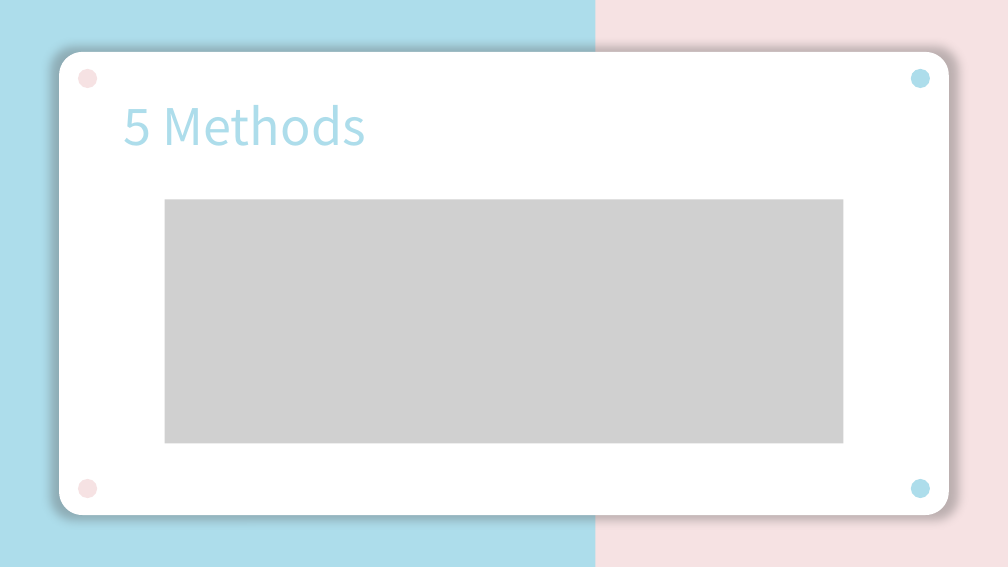
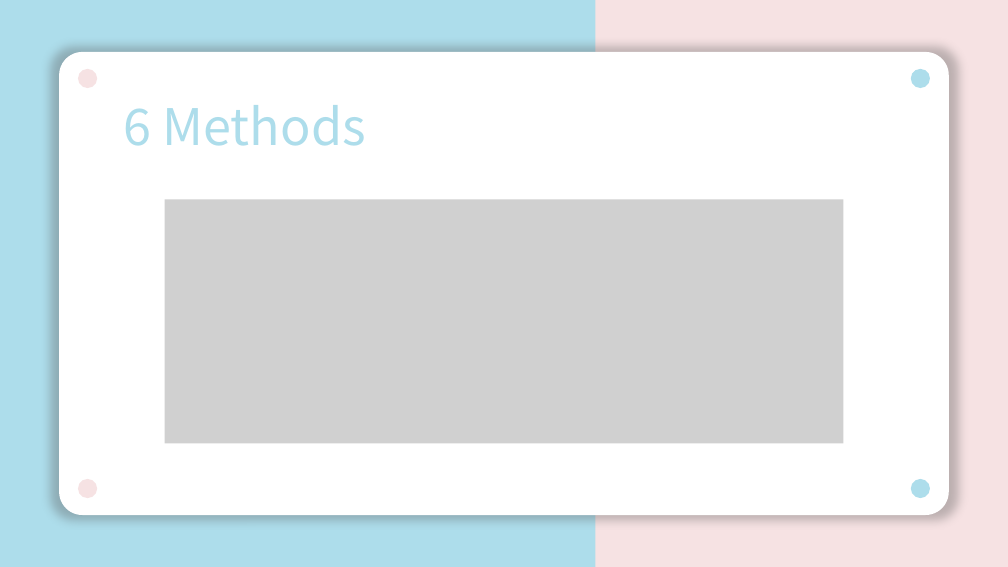
Before and after one commit to unclestay/ESILV---Python-for-data-analysis---devoir-2020, a slide deck: slide 7 of pythonProject.pptx (slide 6 before the commit). Drawn at 1008x567 pixels with LibreOffice and Linux fonts; fonts in the diff are those of the drawing; grey boxes stand for pictures. Boxes give left, top, right and bottom in pixels: in the first picture for what was removed or moved away, otherwise in the second. Text is boxed around its words. In the diff, an @@ line names an element or a change of style, - is before the commit and + after.

```diff
--- a/pythonProject.pptx
+++ b/pythonProject.pptx
@@ text at box(123, 105, 366, 146): text changed @@
-5 Methods
+6 Methods
```
Also in this commit, not shown: 7 other slides changed.
